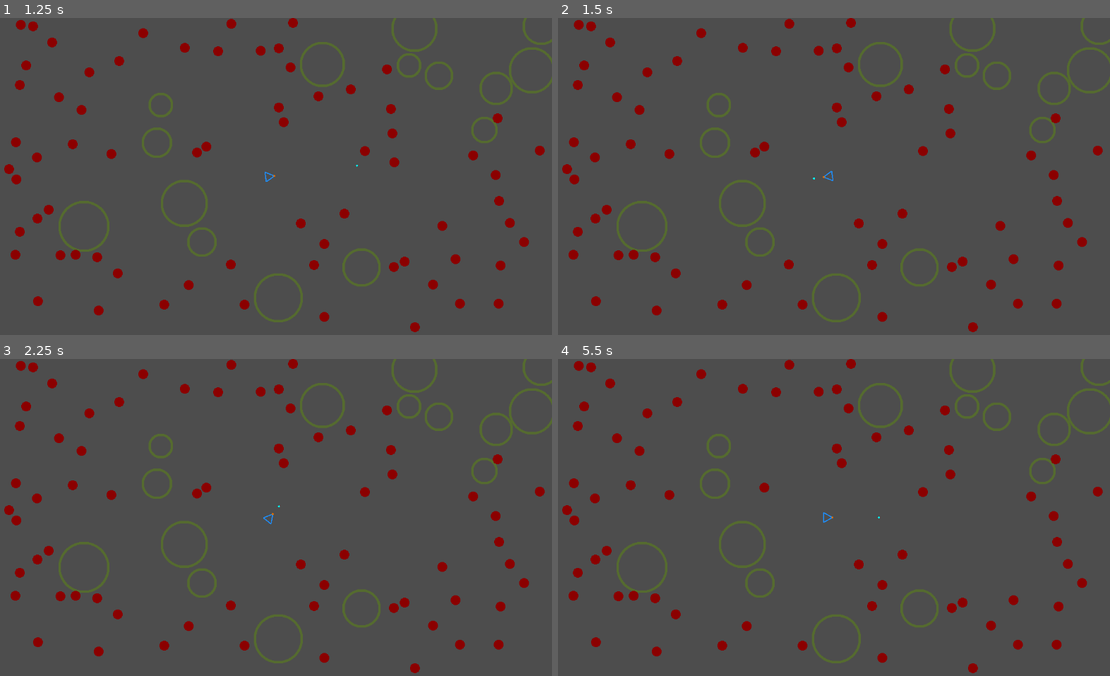
Above: before the commit, frames 1-4 (two rows, left to right).
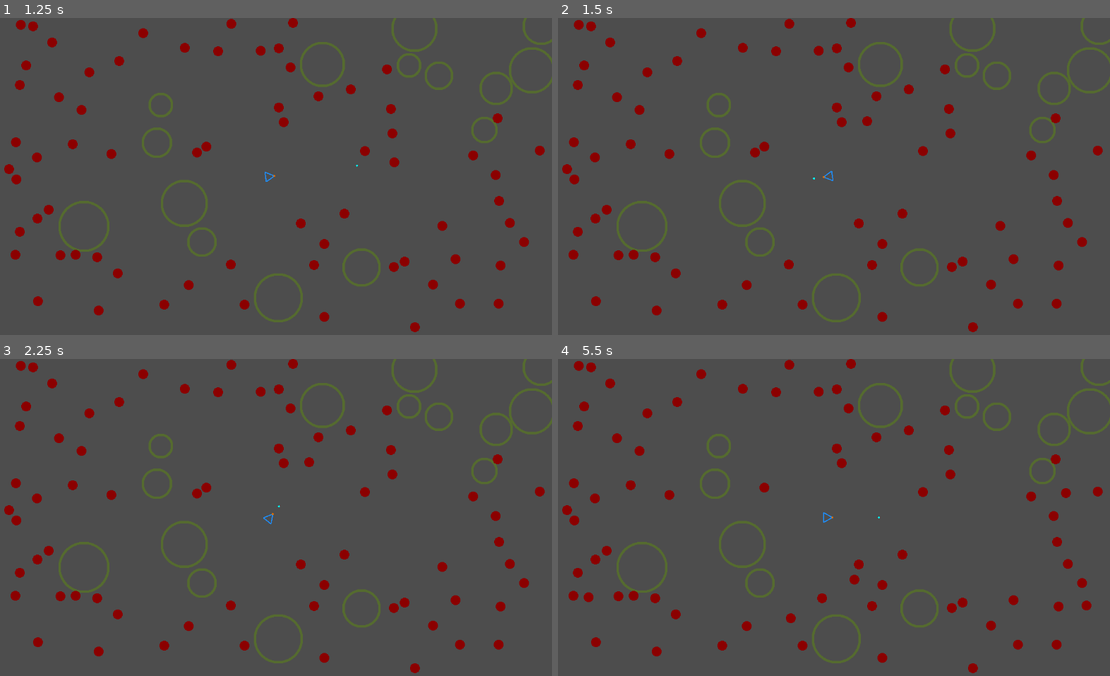
Above: after the commit, the same moments.

Repository: MagnusLucas/ai_1_zombie
Game: Godot game, scene res://main.tscn
Two runs of this game, one before a commit and one after it. Both use one fixed random seed, a clock stepped at 60 frames per second and the inputs below.
Inputs (mouse positions are in pixels of both pictures, inside the frame that each line leads up to):
- Up to frame 1 (1.25 s): tap Enter at 0.5 s; move the mouse to (391, 160) at 0.52 s; click (391, 160) at 0.67 s
- Up to frame 2 (1.5 s): tap Space at 1.25 s; move the mouse to (712, 192) at 1.27 s; click (712, 192) at 1.42 s
- Up to frame 3 (2.25 s): tap Enter at 2 s; move the mouse to (325, 447) at 2.02 s; click (325, 447) at 2.17 s
- Up to frame 4 (5.5 s): move the mouse to (800, 580) at 2.77 s; click (800, 580) at 2.92 s; tap Space at 3.5 s; move the mouse to (999, 565) at 3.52 s; click (999, 565) at 3.67 s; tap Enter at 4.25 s; move the mouse to (657, 469) at 4.27 s; click (657, 469) at 4.42 s; move the mouse to (856, 517) at 5.02 s; click (856, 517) at 5.17 s

Frame 1 is identical in both runs. In frame 2, less than 0.1% of the frame differs, in the area x 55-57%, y 30-35%; in frame 3, less than 0.1%; in frame 4, 0.3%, in the area x 4-97%, y 40-84%.

Commit message:
Added poorly done collisions

Diff:
--- a/main.gd
+++ b/main.gd
@@ -2,22 +2,25 @@
 
 var obstacles = []
 var zombies = []
+var player
 
 # Called when the node enters the scene tree for the first time.
 func _ready() -> void:
+	player = Player.new(get_viewport_rect().size/2)
+	add_child(player)
 	for i in range(Globals.OBSTACLE_COUNT):
 		create_obstacle()
 	for i in range(Globals.ZOMBIE_COUNT):
 		create_zombie()
-	add_child(Player.new(get_viewport_rect().size/2))
 
 
 # Called every frame. 'delta' is the elapsed time since the previous frame.
 func _process(_delta: float) -> void:
-	pass
+	if randi_range(0,59) == 0:
+		create_zombie()
 
 func is_not_on_player(potential_coords, radius):
-	if potential_coords.distance_to(get_viewport_rect().size/2) < radius + Globals.SAFE_RADIUS:
+	if potential_coords.distance_to(player.position) < radius + Globals.SAFE_RADIUS:
 		return false
 	return true
 
--- a/player.gd
+++ b/player.gd
@@ -7,6 +7,10 @@
 var v1
 var v2
 var v3
+
+var acceleration = 30.0
+var max_speed = 100.0
+var velocity = Vector2(0,0)
 
 func _init(aCoords) -> void:
 	position = aCoords
@@ -21,10 +25,24 @@
 			get_parent().add_child(Bullet.new(position + v3.rotated(rotation), wallThickness, (get_viewport().get_mouse_position() - position).normalized()))
 
 # Called every frame. 'delta' is the elapsed time since the previous frame.
-func _process(_delta: float) -> void:
+func _physics_process(delta: float) -> void:
+	var obstacles = get_parent().obstacles
+	check_collision_border(get_viewport_rect())
+	for obstacle in obstacles:
+		check_collision(obstacle.position, obstacle.radius)
+
 	var mousePosition = get_viewport().get_mouse_position()
 	var angle = Vector2(1,0).angle_to(mousePosition - position)
 	rotation = angle
+	if Input.is_mouse_button_pressed(MOUSE_BUTTON_RIGHT):
+		var direction = (mousePosition - position).normalized()
+		velocity += acceleration * delta * direction
+		if velocity.length() > max_speed:
+			velocity = velocity.normalized()*max_speed
+		position += velocity*delta
+	elif !velocity.is_zero_approx():
+		velocity = (velocity.length() - acceleration*delta)*velocity.normalized()
+		position += velocity*delta
 
 
 func _draw():
@@ -32,3 +50,24 @@
 	draw_line(v2,v3,color,wallThickness)
 	draw_line(v1,v3,color,wallThickness)
 	draw_circle(v3, wallThickness, color.inverted())
+
+func handle_collision(colliderPosition, vertex = null):
+	#sumthing with normals
+	velocity -= velocity*2
+
+func check_collision_border(borders):
+	var vertex_inside_board = func(vertexPosition):
+		return borders.has_point(vertexPosition)
+	for vertex in [v1,v2,v3]:
+		if !vertex_inside_board.call(position+vertex):
+			if borders.position.x > vertex.x or borders.end.x < vertex.x:
+				handle_collision(Vector2(vertex.x,1), vertex)
+			else:
+				handle_collision(Vector2(1,vertex.y), vertex)
+
+func check_collision(colliderPosition, colliderRadius):
+	var vertex_in_circle = func(vertexPosition):
+		return (vertexPosition - colliderPosition).length() < colliderRadius
+	for vertex in [v1,v2,v3]:
+		if vertex_in_circle.call(position+vertex):
+			handle_collision(colliderPosition, vertex)
